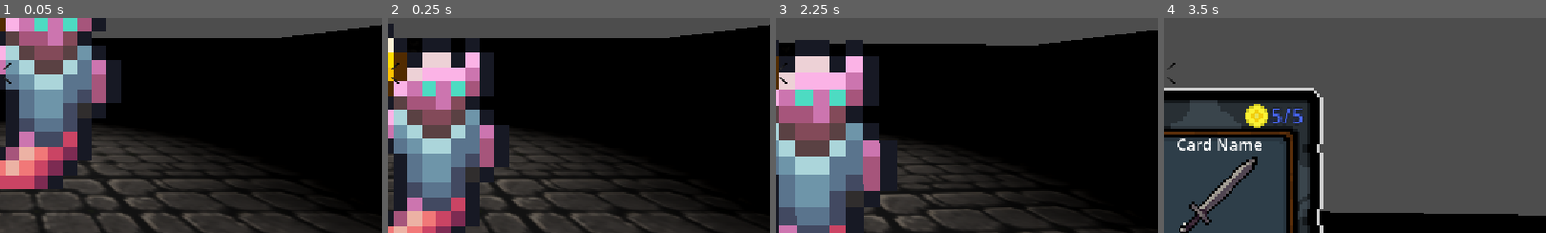
Above: before the commit, frames 1-4 (left to right).
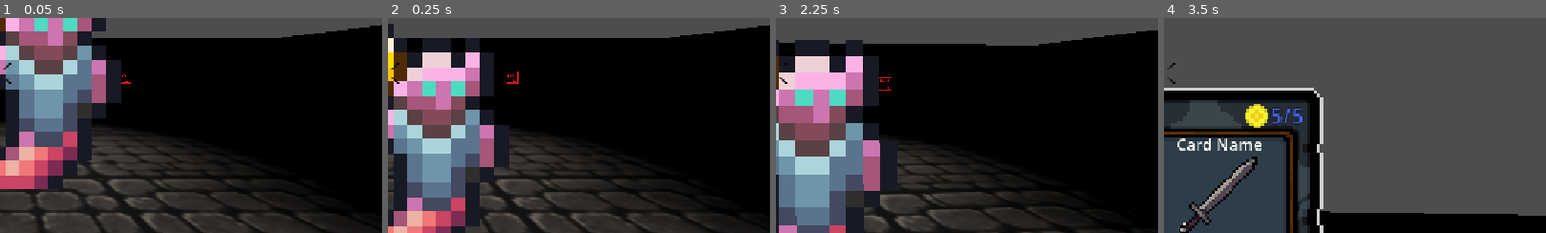
Above: after the commit, the same moments.

Repository: breitenbach128/dark-crawl
Game: Godot game, scene res://main.tscn
Same seed, same stepped clock (60 frames per second), same inputs: the game is played once before the commit and once after it. Sound files missing from this copy of the repository are replaced by a short silence.
Inputs (mouse positions are % of the whole screen's width and height, from its top left):
- Up to frame 1 (0.05 s): no input
- Up to frame 2 (0.25 s): no input
- Up to frame 3 (2.25 s): tap Enter at 0.5 s; move the mouse to (55, 50) at 0.52 s; hold Shift (dash) 0.53-1.28 s; hold W (move_forward) from 0.53 s (still down); click (55, 50) at 0.67 s; tap Space (jump) at 0.77, 1.52 s; move the mouse to (45, 50) at 1.27 s; tap N (discard_card_force) at 1.35 s; move the mouse to (52, 48) at 2.02 s; tap B (draw_card_force) at 2.1 s
- Up to frame 4 (3.5 s): keep holding W (move_forward); move the mouse to (49, 52) at 2.77 s; tap E (select_next_card) at 2.85 s; click (49, 52) at 2.92 s; tap Space (jump) at 3.02 s
The pictures show only the part of the screen within x 50-100%, y 37-87%; the shares and areas given below are measured in that part.

The runs differ from the first frame. In frame 1, less than 0.1% of the frame differs, in the area x 31-35%, y 26-31%; in frame 2, less than 0.1%, in the area x 31-35%, y 24-31%; in frame 3, less than 0.1%; in frame 4, nothing differs.

Commit message:
More state machine stuff and some attack code for enemies

Diff:
--- /dev/null
+++ b/Effects/TestFrame.tscn
@@ -0,0 +1,102 @@
+[gd_scene format=3 uid="uid://bfa5o3hiytvfv"]
+
+[ext_resource type="Script" uid="uid://bc617y8yerwuh" path="res://Effects/test_frame.gd" id="1_xia4u"]
+[ext_resource type="Texture2D" uid="uid://dnfoflwudl7f0" path="res://art/Enemies/testangle.png" id="2_8hi46"]
+
+[sub_resource type="Animation" id="Animation_fdypd"]
+length = 0.001
+tracks/0/type = "value"
+tracks/0/imported = false
+tracks/0/enabled = true
+tracks/0/path = NodePath("Sprite3D:frame")
+tracks/0/interp = 1
+tracks/0/loop_wrap = true
+tracks/0/keys = {
+"times": PackedFloat32Array(0),
+"transitions": PackedFloat32Array(1),
+"update": 1,
+"values": [0]
+}
+
+[sub_resource type="Animation" id="Animation_bu0sy"]
+resource_name = "idle_back"
+tracks/0/type = "value"
+tracks/0/imported = false
+tracks/0/enabled = true
+tracks/0/path = NodePath("Sprite3D:frame")
+tracks/0/interp = 1
+tracks/0/loop_wrap = true
+tracks/0/keys = {
+"times": PackedFloat32Array(-0.033333335, 0.56666666),
+"transitions": PackedFloat32Array(1, 1),
+"update": 1,
+"values": [2, 3]
+}
+
+[sub_resource type="Animation" id="Animation_8hi46"]
+resource_name = "idle_front"
+tracks/0/type = "value"
+tracks/0/imported = false
+tracks/0/enabled = true
+tracks/0/path = NodePath("Sprite3D:frame")
+tracks/0/interp = 1
+tracks/0/loop_wrap = true
+tracks/0/keys = {
+"times": PackedFloat32Array(0, 0.56666666),
+"transitions": PackedFloat32Array(1, 1),
+"update": 1,
+"values": [0, 1]
+}
+
+[sub_resource type="Animation" id="Animation_ii8bt"]
+resource_name = "idle_left"
+tracks/0/type = "value"
+tracks/0/imported = false
+tracks/0/enabled = true
+tracks/0/path = NodePath("Sprite3D:frame")
+tracks/0/interp = 1
+tracks/0/loop_wrap = true
+tracks/0/keys = {
+"times": PackedFloat32Array(0, 0.56666666),
+"transitions": PackedFloat32Array(1, 1),
+"update": 1,
+"values": [4, 5]
+}
+
+[sub_resource type="Animation" id="Animation_w3m8n"]
+resource_name = "idle_right"
+tracks/0/type = "value"
+tracks/0/imported = false
+tracks/0/enabled = true
+tracks/0/path = NodePath("Sprite3D:frame")
+tracks/0/interp = 1
+tracks/0/loop_wrap = true
+tracks/0/keys = {
+"times": PackedFloat32Array(0, 0.56666666),
+"transitions": PackedFloat32Array(1, 1),
+"update": 1,
+"values": [6, 7]
+}
+
+[sub_resource type="AnimationLibrary" id="AnimationLibrary_bu0sy"]
+_data = {
+&"RESET": SubResource("Animation_fdypd"),
+&"idle_back": SubResource("Animation_bu0sy"),
+&"idle_front": SubResource("Animation_8hi46"),
+&"idle_left": SubResource("Animation_ii8bt"),
+&"idle_right": SubResource("Animation_w3m8n")
+}
+
+[node name="TestFrame" type="Node3D" unique_id=107425910 node_paths=PackedStringArray("anim_player")]
+script = ExtResource("1_xia4u")
+anim_player = NodePath("AnimationPlayer")
+
+[node name="Sprite3D" type="Sprite3D" parent="." unique_id=1035238143]
+billboard = 2
+texture_filter = 0
+texture = ExtResource("2_8hi46")
+hframes = 2
+vframes = 4
+
+[node name="AnimationPlayer" type="AnimationPlayer" parent="." unique_id=175273312]
+libraries/ = SubResource("AnimationLibrary_bu0sy")
--- /dev/null
+++ b/Effects/test_frame.gd
@@ -0,0 +1,33 @@
+extends Node3D
+
+
+@export var player : Player
+@export var anim_player : AnimationPlayer
+const DIRECTIONS = ["front", "right", "back", "left"]
+
+var velocity : Vector3 = Vector3(0,0,-1) #Forward
+var speed : float = 0.001
+
+func _physics_process(delta):
+	position+= velocity*speed
+
+	if player.camera:
+		var camera : Camera3D = player.camera
+		# Get the camera's local forward vector in 3D
+		var forward3d: Vector3 = -global_transform.basis.z
+		# Convert to a 2D vector using the X and Z axes (top-down)
+		var dir2d = Vector2(forward3d.x, forward3d.z).normalized()
+		# Calculate the angle between the character's movement and the camera's position
+		var pos_2d = Vector2(global_position.x,global_position.z)
+		var pos_2d_camera = Vector2(camera.global_position.x,camera.global_position.z)
+		var angle_to_camera = pos_2d.angle_to_point(pos_2d_camera)
+
+		# Map the angle to one of the 8 directions (0 to 7)
+		var angle_diff = dir2d.angle() - angle_to_camera
+		var sector = wrapi(int(snappedf(angle_diff, PI/2) / (PI/2)), 0, 4)
+
+		# Play the corresponding animation (e.g., Walk_Right)
+		var anim_name = "idle_" + DIRECTIONS[sector]
+		if anim_player.current_animation != anim_name:
+			anim_player.play(anim_name)
+			anim_player.seek(anim_player.current_animation_position, true)
--- a/main.tscn
+++ b/main.tscn
@@ -8,6 +8,7 @@
 [ext_resource type="PackedScene" uid="uid://bfq6musk5k252" path="res://Enemies/enemy_1.tscn" id="7_5vw27"]
 [ext_resource type="PackedScene" uid="uid://ce16cimxtm3mu" path="res://World/Floors/floor_4x4.tscn" id="7_272bh"]
 [ext_resource type="PackedScene" uid="uid://x7x6ehjlc4ny" path="res://World/Floors/floor_1x1.tscn" id="7_kek77"]
+[ext_resource type="PackedScene" uid="uid://bfa5o3hiytvfv" path="res://Effects/TestFrame.tscn" id="9_kek77"]
 
 [sub_resource type="BoxShape3D" id="BoxShape3D_1bvp3"]
 size = Vector3(60, 1, 60)
@@ -106,4 +107,8 @@
 
 [node name="UIEffects" type="Node3D" parent="." unique_id=1188170590]
 
+[node name="TestFrame" parent="." unique_id=107425910 node_paths=PackedStringArray("player") instance=ExtResource("9_kek77")]
+transform = Transform3D(1, 0, 0, 0, 1, 0, 0, 0, 1, 2.8, 1.7, -3.4)
+player = NodePath("../Player")
+
 [connection signal="body_entered" from="KillZone" to="KillZone" method="_on_body_entered"]
Not shown, added: Effects/test_frame.gd.uid
Binary file added: art/Enemies/testangle.png
Not shown, added: art/Enemies/testangle.png.import
